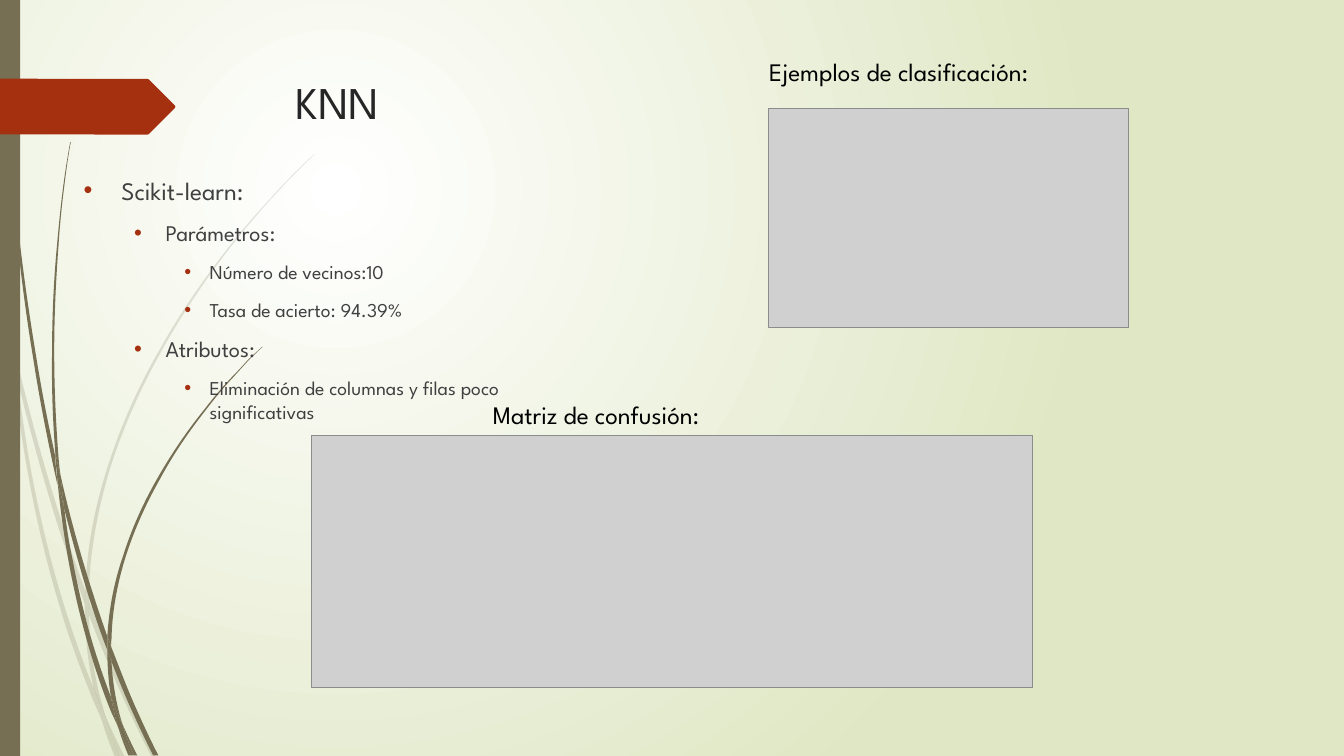
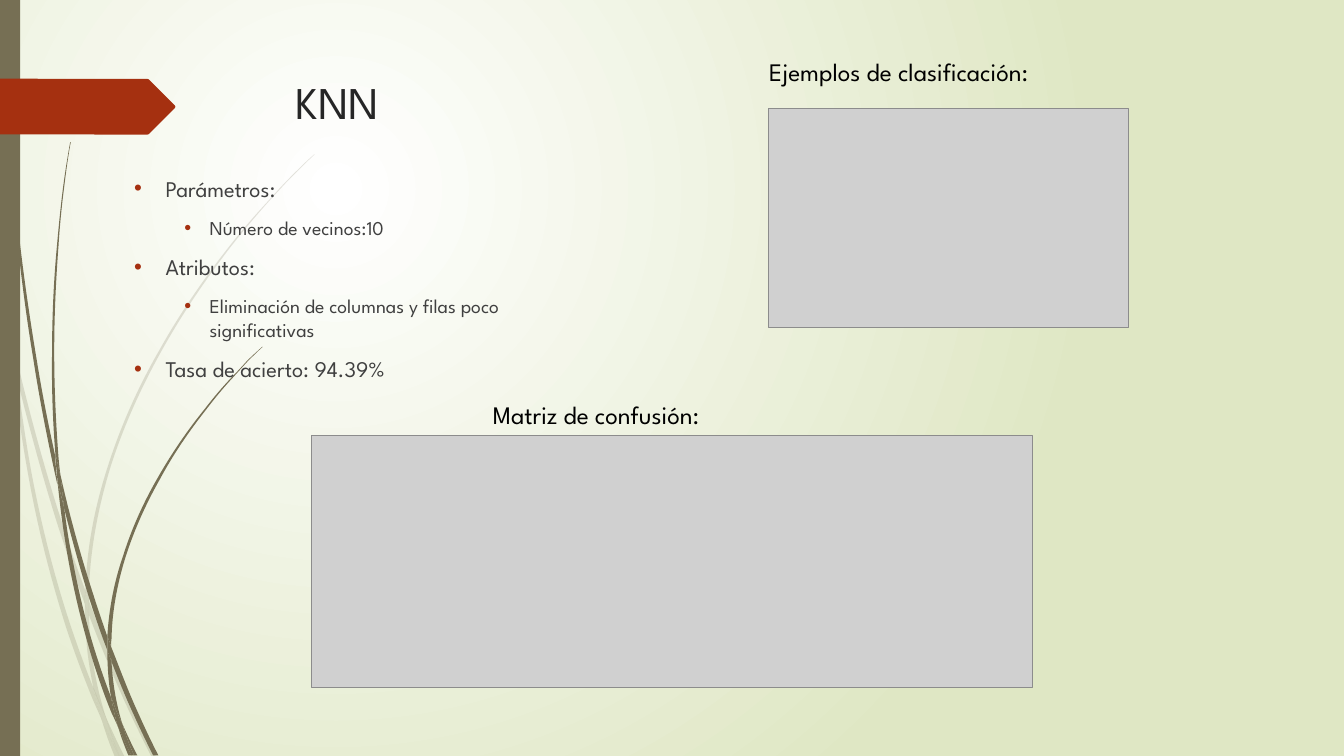
Before and after one commit to Emilio-Samuel/adivino, a slide deck: slide 10 of Proyecto Alfabeto.pptx. Drawn at 1344x756 pixels with LibreOffice and Linux fonts; fonts in the diff are those of the drawing; grey boxes stand for pictures. Boxes give left, top, right and bottom in pixels: in the first picture for what was removed or moved away, otherwise in the second. Text is boxed around its words. In the diff, an @@ line names an element or a change of style, - is before the commit and + after.

```diff
--- a/Proyecto Alfabeto.pptx
+++ b/Proyecto Alfabeto.pptx
@@ text at (x1=121, y1=182, x2=243, y2=201): paragraph removed @@
-• Scikit-learn:
@@ text at (x1=210, y1=303, x2=403, y2=317): paragraph removed @@
-    • Tasa de acierto: 94.39%
@@ text at (x1=166, y1=355, x2=385, y2=384): paragraph added @@
+  • Tasa de acierto: 94.39%
```
Also in this commit, not shown: 9 other slides changed, 1 slide added, 2 other files.
